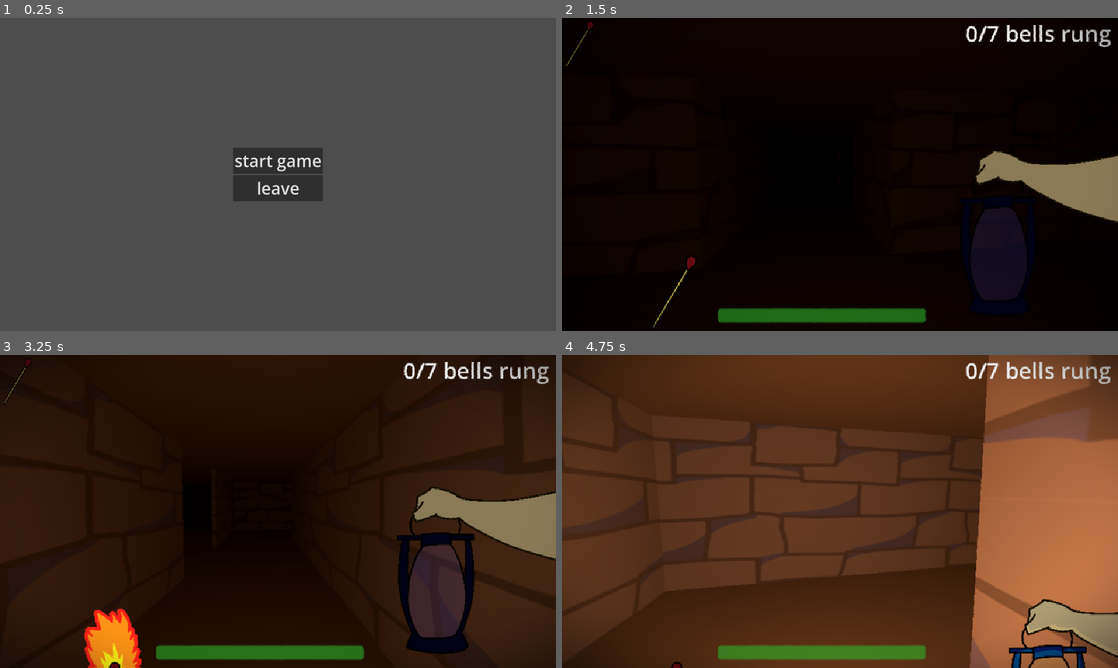
Above: before the commit, frames 1-4 (two rows, left to right).
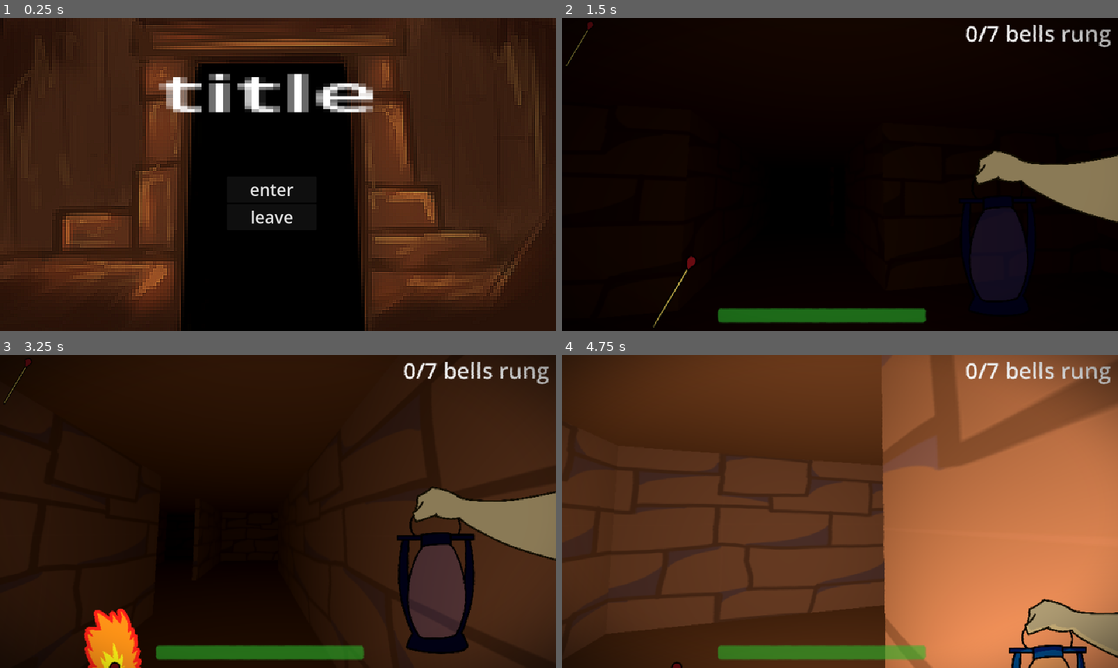
Above: after the commit, the same moments.

Repository: AvenirTheArtist/MazeGame
Game: Godot game, scene res://main_menu.tscn
Two runs of this game, one before a commit and one after it. Both use one fixed random seed, a clock stepped at 60 frames per second and the inputs below.
Inputs (mouse positions are in pixels of both pictures, inside the frame that each line leads up to):
- Up to frame 1 (0.25 s): no input
- Up to frame 2 (1.5 s): click "start game" (after the commit: "enter") at 0.5 s; move the mouse to (867, 174) at 1.27 s; hold W (forward) from 1.28 s (still down); right-click (867, 174) at 1.35 s
- Up to frame 3 (3.25 s): keep holding W (forward); move the mouse to (250, 511) at 2.02 s; click (250, 511) at 2.1 s; move the mouse to (289, 505) at 2.77 s; tap Shift (sprint) at 2.85 s
- Up to frame 4 (4.75 s): keep holding W (forward); move the mouse to (834, 517) at 3.52 s; right-click (834, 517) at 3.6 s; move the mouse to (878, 514) at 4.27 s; click (878, 514) at 4.35 s

The runs differ from the first frame. In frame 1, 100% of the frame differs, in the area x 0-100%, y 0-100%; in frame 2, less than 0.1%; in frame 3, 2.0%; in frame 4, 37%.

Commit message:
some work on main menu

Diff:
--- a/main_menu.tscn
+++ b/main_menu.tscn
@@ -2,6 +2,7 @@
 
 [ext_resource type="Script" uid="uid://cmjk4i4eb3s6g" path="res://scripts/main_menu.gd" id="1_7vrkn"]
 [ext_resource type="PackedScene" uid="uid://cn4nyp8cm2sml" path="res://maps/maze_level.tscn" id="2_fu7sn"]
+[ext_resource type="Texture2D" uid="uid://bpw64b14gfdv" path="res://images/menu.png" id="3_fu7sn"]
 
 [node name="main_menu" type="Control" unique_id=586736589]
 layout_mode = 3
@@ -13,6 +14,11 @@
 script = ExtResource("1_7vrkn")
 level = ExtResource("2_fu7sn")
 
+[node name="Menu" type="Sprite2D" parent="." unique_id=1497869094]
+position = Vector2(800, 450)
+scale = Vector2(0.833, 0.833)
+texture = ExtResource("3_fu7sn")
+
 [node name="VBoxContainer" type="VBoxContainer" parent="." unique_id=1687815714]
 layout_mode = 1
 anchors_preset = 8
@@ -20,22 +26,31 @@
 anchor_top = 0.5
 anchor_right = 0.5
 anchor_bottom = 0.5
-offset_left = -129.0
-offset_top = -77.0
-offset_right = 129.0
-offset_bottom = 77.0
+offset_left = -147.0
+offset_top = 6.0
+offset_right = 111.0
+offset_bottom = 160.0
 grow_horizontal = 2
 grow_vertical = 2
 
 [node name="start" type="Button" parent="VBoxContainer" unique_id=1631777938]
 layout_mode = 2
 theme_override_font_sizes/font_size = 48
-text = "start game"
+text = "enter"
 
 [node name="leave" type="Button" parent="VBoxContainer" unique_id=134979926]
 layout_mode = 2
 theme_override_font_sizes/font_size = 48
 text = "leave"
 
+[node name="Label" type="Label" parent="." unique_id=1169378660]
+layout_mode = 0
+offset_left = 457.00003
+offset_top = 106.0
+offset_right = 497.00003
+offset_bottom = 129.0
+scale = Vector2(20.544336, 9.166533)
+text = "title"
+
 [connection signal="pressed" from="VBoxContainer/start" to="." method="_on_start_pressed"]
 [connection signal="pressed" from="VBoxContainer/leave" to="." method="_on_leave_pressed"]
Binary file added: images/menu.png
Not shown, added: images/menu.png.import
